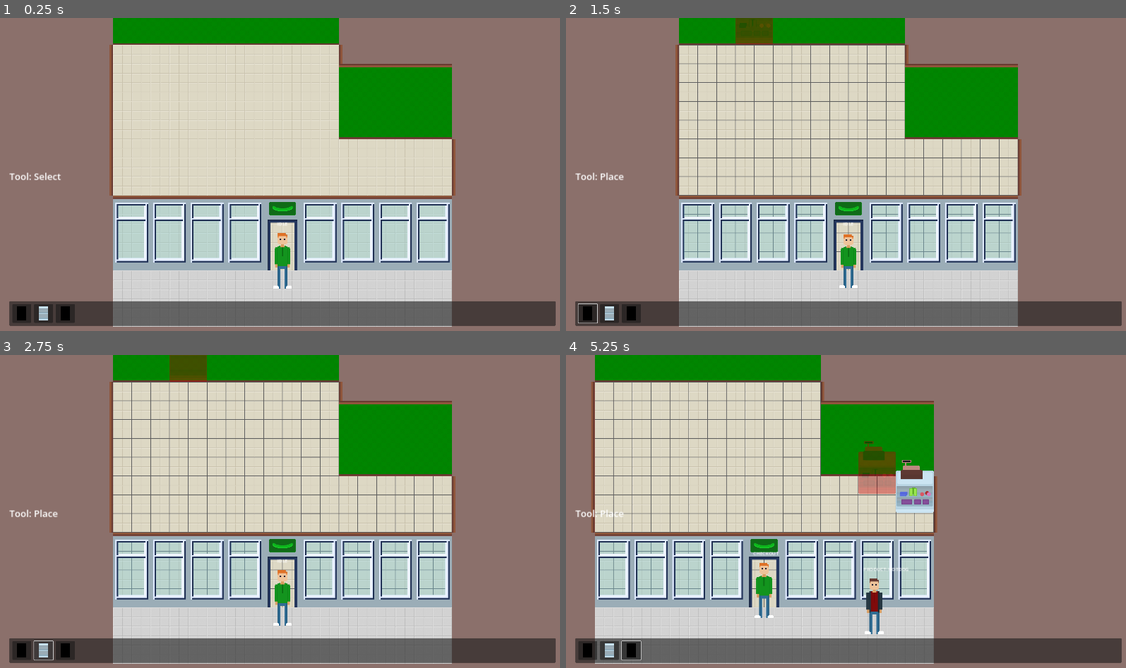
Above: before the commit, frames 1-4 (two rows, left to right).
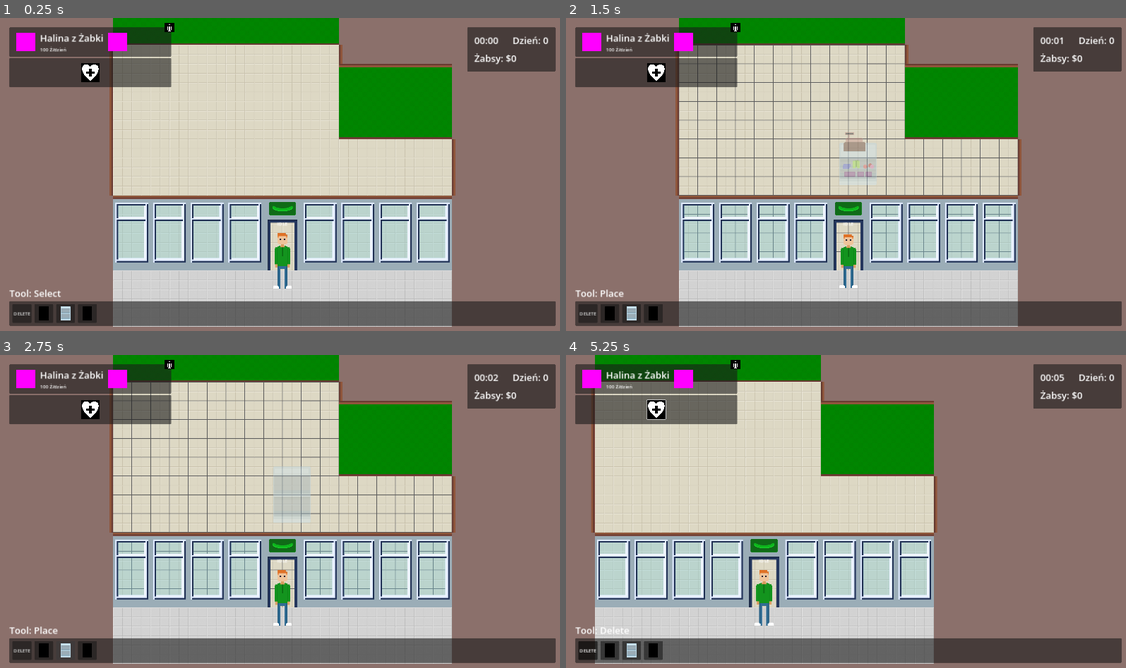
Above: after the commit, the same moments.

Repository: baransu/krakjam2024
Game: Godot game, scene res://game.tscn
Two runs of this game, one before a commit and one after it. Both use one fixed random seed, a clock stepped at 60 frames per second and the inputs below.
Inputs (mouse positions are in pixels of both pictures, inside the frame that each line leads up to; where the layout moved, square brackets give the same spot in the first picture):
- Up to frame 1 (0.25 s): no input
- Up to frame 2 (1.5 s): click (610, 312) [588, 312] at 0.5 s; click (734, 27) at 1.27 s
- Up to frame 3 (2.75 s): click (67, 649) [44, 649] at 2 s
- Up to frame 4 (5.25 s): click (655, 408) at 2.77 s; click (655, 649) [633, 649] at 3.5 s; tap Enter at 4.25 s; move the mouse to (974, 498) at 4.27 s; hold D (move_right) 4.28-5 s; click (974, 498) at 4.42 s; drag from (918, 483) to (767, 514) at 5.02 s

The runs differ from the first frame. In frame 1, 8.3% of the frame differs, in the area x 1-100%, y 1-98%; in frame 2, 9.4%; in frame 3, 9.5%; in frame 4, 13%.
Error before the commit: Modulo by zero error in operator '%'. (res://customer.gd:34)

Commit message:
feat: ui progress, give product to hand

Diff:
--- a/HUD.gd
+++ b/HUD.gd
@@ -1,11 +1,18 @@
 extends CanvasLayer
 
 @onready var tool_label: Label = %ToolLabel
+@onready var money_label: Label = %MoneyLabel
+@onready var time_label: Label = %TimeLabel
+@onready var day_label: Label = %DayLabel
 
 
 func _ready():
 	GameState.tool_changed.connect(update_tool_ui)
+	GameState.money_changed.connect(update_money_ui)
+	GameState.seconds_elapsed_changed.connect(update_time_ui)
 	update_tool_ui()
+	update_money_ui(0)
+	update_time_ui()
 
 
 func update_tool_ui() -> void:
@@ -18,3 +25,26 @@
 
 		GameState.Tool.DELETE:
 			tool_label.text = "Tool: Delete"
+
+
+func update_money_ui(_delta: int) -> void:
+	money_label.text = "Żabsy: $" + str(GameState.money)
+
+
+func update_time_ui() -> void:
+	time_label.text = format_seconds_elapsed(GameState.seconds_elapsed)
+	day_label.text = "Dzień: " + str(floori(GameState.seconds_elapsed / (60.0 * 24)))
+
+
+func format_seconds_elapsed(seconds_elapsed: int) -> String:
+	var seconds = seconds_elapsed % 60
+	var s = str(seconds)
+	if s.length() == 1:
+		s = s.pad_zeros(2)
+
+	var minutes = floori(seconds_elapsed / 60.0)
+	var m = str(minutes)
+	if m.length() == 1:
+		m = m.pad_zeros(2)
+
+	return m + ":" + s
--- a/buildable.gd
+++ b/buildable.gd
@@ -3,4 +3,5 @@
 
 @export var scene: PackedScene
 @export var template: PackedScene
-# todo: add icon texture?
+@export var cost := 1
+@export var product_texture: Texture2D
--- a/builder.gd
+++ b/builder.gd
@@ -52,6 +52,8 @@
 	var item: Building = GameState.buildable.scene.instantiate()
 	dynamic.add_child(item)
 	item.global_position = pos
+	item.cost = GameState.buildable.cost
+	item.product_texture = GameState.buildable.product_texture
 	GameState.buildings.append(item)
 
 
--- a/buildings/checkout.tscn
+++ b/buildings/checkout.tscn
@@ -9,12 +9,14 @@
 size = Vector2(128, 186)
 
 [sub_resource type="RectangleShape2D" id="RectangleShape2D_yy7dt"]
-size = Vector2(128, 67)
+size = Vector2(128, 64)
 
 [node name="Checkout" type="Node2D"]
 script = ExtResource("1_16yyo")
+max_wait_time = null
 select_material = ExtResource("2_pgep5")
 type = 1
+product = null
 
 [node name="Sprite2D" type="Sprite2D" parent="."]
 position = Vector2(32, -61.5)
--- a/buildings/hotdog.tscn
+++ b/buildings/hotdog.tscn
@@ -13,6 +13,7 @@
 
 [node name="Hotdog" type="Node2D"]
 script = ExtResource("1_w5bch")
+max_wait_time = null
 select_material = ExtResource("2_sq4ic")
 type = 1
 product = 2
--- a/buildings/hotdog_res.tres
+++ b/buildings/hotdog_res.tres
@@ -1,5 +1,6 @@
-[gd_resource type="Resource" script_class="Buildable" load_steps=4 format=3 uid="uid://cygl2nish317r"]
+[gd_resource type="Resource" script_class="Buildable" load_steps=5 format=3 uid="uid://cygl2nish317r"]
 
+[ext_resource type="Texture2D" uid="uid://bkk6k65vowxcc" path="res://art/Sprite-0002 2.png" id="1_d4j0x"]
 [ext_resource type="PackedScene" uid="uid://doeubp62x8dt4" path="res://buildings/hotdog.tscn" id="1_ot8tp"]
 [ext_resource type="Script" path="res://buildable.gd" id="2_77hfk"]
 [ext_resource type="PackedScene" uid="uid://dhfjdct7ywher" path="res://buildings/hotdog_template.tscn" id="3_p0bns"]
@@ -8,3 +9,5 @@
 script = ExtResource("2_77hfk")
 scene = ExtResource("1_ot8tp")
 template = ExtResource("3_p0bns")
+cost = 1
+product_texture = ExtResource("1_d4j0x")
--- a/buildings/scripts/building.gd
+++ b/buildings/scripts/building.gd
@@ -11,6 +11,8 @@
 @export var type: Type = Type.PRODUCT
 @export var product: Product = Product.NONE
 
+var cost = 0
+var product_texture: Texture2D
 var selected = false
 
 enum Type { PRODUCT, CHECKOUT }
--- a/buildings/scripts/checkout_building.gd
+++ b/buildings/scripts/checkout_building.gd
@@ -8,7 +8,7 @@
 @export var max_wait_time := 15
 
 
-func interact_customer(_customer: Customer) -> void:
+func interact_customer(customer: Customer) -> void:
 	for x in range(max_wait_time):
 		if is_working():
 			break
@@ -17,7 +17,7 @@
 
 	if is_working():
 		await get_tree().create_timer(1).timeout
-		GameState.add_money()
+		GameState.add_money(customer.product_cost)
 	else:
 		# todo: return product or not?
 		pass
--- a/buildings/scripts/product_building.gd
+++ b/buildings/scripts/product_building.gd
@@ -46,12 +46,14 @@
 	update_refill_button()
 
 
-func interact_customer(_customer: Customer) -> void:
+func interact_customer(customer: Customer) -> void:
 	await get_tree().create_timer(1).timeout
 
 	if products <= 0:
 		GameState.building_empty.emit(self)
 		return
+
+	customer.give_product(product_texture, cost)
 
 	var children = products_container.get_children()
 	children.shuffle()
--- a/buildings/shelf_res.tres
+++ b/buildings/shelf_res.tres
@@ -1,6 +1,7 @@
-[gd_resource type="Resource" script_class="Buildable" load_steps=4 format=3 uid="uid://cx1bj3sfwh4y7"]
+[gd_resource type="Resource" script_class="Buildable" load_steps=5 format=3 uid="uid://cx1bj3sfwh4y7"]
 
 [ext_resource type="Script" path="res://buildable.gd" id="1_7ifw5"]
+[ext_resource type="Texture2D" uid="uid://bkk6k65vowxcc" path="res://art/Sprite-0002 2.png" id="1_m2lj2"]
 [ext_resource type="PackedScene" uid="uid://dq301i1qh5tko" path="res://buildings/shelf.tscn" id="1_xx68t"]
 [ext_resource type="PackedScene" uid="uid://c7bxki1lf0m1g" path="res://buildings/shelf_template.tscn" id="3_gbcrw"]
 
@@ -8,3 +9,5 @@
 script = ExtResource("1_7ifw5")
 scene = ExtResource("1_xx68t")
 template = ExtResource("3_gbcrw")
+cost = 1
+product_texture = ExtResource("1_m2lj2")
--- a/customer.gd
+++ b/customer.gd
@@ -5,11 +5,13 @@
 
 @onready var nav_agent: NavigationAgent2D = $NavigationAgent2D
 @onready var state_label: Label = $StateLabel
+@onready var product_sprite: Sprite2D = $ProductSprite
 @export var movement_speed: float = 100.0
 
 var target: Building
 var target_type: Building.Type = Building.Type.CHECKOUT
 var target_product: Building.Product = Building.Product.HOTDOG
+var product_cost: int
 
 enum State { PRODUCT, CHECKOUT, EXIT }
 var state = State.PRODUCT
@@ -137,3 +139,9 @@
 
 		_:
 			pass
+
+
+func give_product(tex: Texture2D, cost: int) -> void:
+	product_cost = cost
+	product_sprite.show()
+	product_sprite.texture = tex
--- a/customer.tscn
+++ b/customer.tscn
@@ -1,7 +1,8 @@
-[gd_scene load_steps=7 format=3 uid="uid://2r5d1n83oer5"]
+[gd_scene load_steps=8 format=3 uid="uid://2r5d1n83oer5"]
 
 [ext_resource type="Script" path="res://customer.gd" id="1_28mxv"]
 [ext_resource type="Texture2D" uid="uid://cwuqxnqnrt256" path="res://art/Sprite-0007.png" id="2_n21ku"]
+[ext_resource type="Texture2D" uid="uid://bkk6k65vowxcc" path="res://art/Sprite-0002 2.png" id="3_nvoji"]
 
 [sub_resource type="CapsuleShape2D" id="CapsuleShape2D_p5l8y"]
 radius = 21.0
@@ -104,3 +105,9 @@
 text = "Checkout"
 horizontal_alignment = 1
 vertical_alignment = 1
+
+[node name="ProductSprite" type="Sprite2D" parent="."]
+visible = false
+position = Vector2(-20, -78)
+rotation = -0.261799
+texture = ExtResource("3_nvoji")
--- a/game_state.gd
+++ b/game_state.gd
@@ -5,16 +5,32 @@
 signal buildable_changed
 signal building_empty(Building)
 signal customer_left
+signal seconds_elapsed_changed
+signal money_changed(int)
 
 var selected: Building
 var buildings: Array[Building] = []
 
 var buildable: Buildable
+var seconds_elapsed := 0
 
 enum Tool { PLACE, DELETE, SELECT }
 
 var tool: Tool = Tool.SELECT
 var money = 0
+
+
+func _ready() -> void:
+	var timer = Timer.new()
+	timer.wait_time = 1
+	timer.timeout.connect(add_time)
+	add_child(timer)
+	timer.start()
+
+
+func add_time() -> void:
+	seconds_elapsed += 1
+	seconds_elapsed_changed.emit()
 
 
 func select(b: Building) -> void:
@@ -26,16 +42,24 @@
 
 func _unhandled_key_input(event):
 	if event.is_action_pressed("ui_cancel"):
-		clear_selection()
-
-		if tool != Tool.SELECT:
-			tool = Tool.SELECT
-			tool_changed.emit()
+		reset_tool()
 
 	if event.is_action_pressed("tool_delete"):
-		clear_selection()
-		tool = Tool.DELETE
+		delete_tool()
+
+
+func reset_tool() -> void:
+	clear_selection()
+
+	if tool != Tool.SELECT:
+		tool = Tool.SELECT
 		tool_changed.emit()
+
+
+func delete_tool() -> void:
+	clear_selection()
+	tool = Tool.DELETE
+	tool_changed.emit()
 
 
 func clear_selection() -> void:
@@ -93,7 +117,6 @@
 
 
 func set_buildable(b: Buildable) -> void:
-	print("switching buildable")
 	clear_selection()
 	tool = Tool.PLACE
 	tool_changed.emit()
@@ -102,6 +125,11 @@
 	buildable_changed.emit()
 
 
-func add_money() -> void:
-	money += 1
-	print("money: ", money)
+func add_money(delta: int = 1) -> void:
+	money += delta
+	money_changed.emit(money)
+
+
+func remove_money(delta: int = 1) -> void:
+	money -= delta
+	money_changed.emit(-delta)
--- a/hotdog_building.gd
+++ b/hotdog_building.gd
@@ -12,11 +12,12 @@
 	if is_working():
 		if customer.target_product == Building.Product.HOTDOG:
 			await staff.something_hotdog()
-			# todo: play animation on customer
+			customer.give_product(product_texture, cost)
+			GameState.add_money(cost)
 		else:
+			GameState.add_money(customer.product_cost)
 			await get_tree().create_timer(1).timeout
 
-		GameState.add_money()
 	else:
 		# todo: return product or not?
 		pass
--- a/hud.tscn
+++ b/hud.tscn
@@ -1,12 +1,24 @@
-[gd_scene load_steps=9 format=3 uid="uid://cdgaksn1few4f"]
+[gd_scene load_steps=15 format=3 uid="uid://cdgaksn1few4f"]
 
 [ext_resource type="Script" path="res://HUD.gd" id="1_dqttv"]
 [ext_resource type="Script" path="res://ui/buildings_container.gd" id="2_7q1ln"]
+[ext_resource type="Texture2D" uid="uid://dhaj4mw6ixrdu" path="res://art/heart-plus.png" id="2_851ro"]
+[ext_resource type="PackedScene" uid="uid://cp8lvkxf3u6ng" path="res://ui/staff_panel.tscn" id="2_j5xho"]
 [ext_resource type="Script" path="res://ui/building_button.gd" id="2_kir6n"]
 [ext_resource type="Texture2D" uid="uid://dli5mvbw25gux" path="res://art/Sprite-0001.png" id="2_mnqpg"]
+[ext_resource type="Script" path="res://ui/delete_button.gd" id="3_q3tk0"]
 [ext_resource type="Resource" uid="uid://cx1bj3sfwh4y7" path="res://buildings/shelf_res.tres" id="4_70qfo"]
 [ext_resource type="Resource" uid="uid://cygl2nish317r" path="res://buildings/hotdog_res.tres" id="4_jk0rg"]
 [ext_resource type="Resource" uid="uid://cd5kajlna4w82" path="res://buildings/checkout_res.tres" id="6_iqtfk"]
+
+[sub_resource type="LabelSettings" id="LabelSettings_s7rcm"]
+font_size = 32
+
+[sub_resource type="LabelSettings" id="LabelSettings_8mugf"]
+font_size = 32
+
+[sub_resource type="LabelSettings" id="LabelSettings_qug1b"]
+font_size = 32
 
 [sub_resource type="LabelSettings" id="LabelSettings_5kdf5"]
 font_size = 32
@@ -25,36 +37,148 @@
 theme_override_constants/margin_right = 32
 theme_override_constants/margin_bottom = 32
 
-[node name="ToolLabel" type="Label" parent="MarginContainer"]
+[node name="VBoxContainer" type="VBoxContainer" parent="MarginContainer"]
+layout_mode = 2
+
+[node name="HBoxContainer2" type="HBoxContainer" parent="MarginContainer/VBoxContainer"]
+layout_mode = 2
+size_flags_vertical = 3
+
+[node name="VBoxContainer" type="VBoxContainer" parent="MarginContainer/VBoxContainer/HBoxContainer2"]
+layout_mode = 2
+
+[node name="StaffPanel" parent="MarginContainer/VBoxContainer/HBoxContainer2/VBoxContainer" instance=ExtResource("2_j5xho")]
+layout_mode = 2
+
+[node name="HirePanel" type="Panel" parent="MarginContainer/VBoxContainer/HBoxContainer2/VBoxContainer"]
+custom_minimum_size = Vector2(400, 100)
+layout_mode = 2
+
+[node name="MarginContainer" type="MarginContainer" parent="MarginContainer/VBoxContainer/HBoxContainer2/VBoxContainer/HirePanel"]
+layout_mode = 1
+anchors_preset = 15
+anchor_right = 1.0
+anchor_bottom = 1.0
+grow_horizontal = 2
+grow_vertical = 2
+theme_override_constants/margin_left = 24
+theme_override_constants/margin_top = 24
+theme_override_constants/margin_right = 24
+theme_override_constants/margin_bottom = 24
+
+[node name="HideButton" type="Button" parent="MarginContainer/VBoxContainer/HBoxContainer2/VBoxContainer/HirePanel/MarginContainer"]
+unique_name_in_owner = true
+custom_minimum_size = Vector2(64, 64)
+layout_mode = 2
+size_flags_horizontal = 4
+size_flags_vertical = 4
+
+[node name="TextureRect" type="TextureRect" parent="MarginContainer/VBoxContainer/HBoxContainer2/VBoxContainer/HirePanel/MarginContainer/HideButton"]
+layout_mode = 1
+anchors_preset = 15
+anchor_right = 1.0
+anchor_bottom = 1.0
+grow_horizontal = 2
+grow_vertical = 2
+texture = ExtResource("2_851ro")
+expand_mode = 3
+
+[node name="Control" type="Control" parent="MarginContainer/VBoxContainer/HBoxContainer2"]
+layout_mode = 2
+size_flags_horizontal = 3
+mouse_filter = 2
+
+[node name="VBoxContainer2" type="VBoxContainer" parent="MarginContainer/VBoxContainer/HBoxContainer2"]
+layout_mode = 2
+
+[node name="Panel" type="Panel" parent="MarginContainer/VBoxContainer/HBoxContainer2/VBoxContainer2"]
+custom_minimum_size = Vector2(300, 150)
+layout_mode = 2
+
+[node name="MarginContainer" type="MarginContainer" parent="MarginContainer/VBoxContainer/HBoxContainer2/VBoxContainer2/Panel"]
+layout_mode = 1
+anchors_preset = 15
+anchor_right = 1.0
+anchor_bottom = 1.0
+grow_horizontal = 2
+grow_vertical = 2
+theme_override_constants/margin_left = 24
+theme_override_constants/margin_top = 24
+theme_override_constants/margin_right = 24
+theme_override_constants/margin_bottom = 24
+
+[node name="VBoxContainer" type="VBoxContainer" parent="MarginContainer/VBoxContainer/HBoxContainer2/VBoxContainer2/Panel/MarginContainer"]
+layout_mode = 2
+theme_override_constants/separation = 16
+
+[node name="HBoxContainer" type="HBoxContainer" parent="MarginContainer/VBoxContainer/HBoxContainer2/VBoxContainer2/Panel/MarginContainer/VBoxContainer"]
+layout_mode = 2
+
+[node name="TimeLabel" type="Label" parent="MarginContainer/VBoxContainer/HBoxContainer2/VBoxContainer2/Panel/MarginContainer/VBoxContainer/HBoxContainer"]
+unique_name_in_owner = true
+layout_mode = 2
+text = "21:37"
+label_settings = SubResource("LabelSettings_s7rcm")
+
+[node name="Control" type="Control" parent="MarginContainer/VBoxContainer/HBoxContainer2/VBoxContainer2/Panel/MarginContainer/VBoxContainer/HBoxContainer"]
+layout_mode = 2
+size_flags_horizontal = 3
+
+[node name="DayLabel" type="Label" parent="MarginContainer/VBoxContainer/HBoxContainer2/VBoxContainer2/Panel/MarginContainer/VBoxContainer/HBoxContainer"]
+unique_name_in_owner = true
+layout_mode = 2
+text = "Dzień 1"
+label_settings = SubResource("LabelSettings_8mugf")
+
+[node name="MoneyLabel" type="Label" parent="MarginContainer/VBoxContainer/HBoxContainer2/VBoxContainer2/Panel/MarginContainer/VBoxContainer"]
+unique_name_in_owner = true
+layout_mode = 2
+text = "Żabsy: 10
+"
+label_settings = SubResource("LabelSettings_qug1b")
+
+[node name="HBoxContainer" type="HBoxContainer" parent="MarginContainer/VBoxContainer"]
+layout_mode = 2
+
+[node name="ToolLabel" type="Label" parent="MarginContainer/VBoxContainer/HBoxContainer"]
 unique_name_in_owner = true
 layout_mode = 2
 size_flags_horizontal = 0
 text = "Tool: Build"
 label_settings = SubResource("LabelSettings_5kdf5")
 
-[node name="PanelContainer" type="PanelContainer" parent="MarginContainer"]
+[node name="PanelContainer" type="PanelContainer" parent="MarginContainer/VBoxContainer"]
 layout_mode = 2
 size_flags_vertical = 8
 script = ExtResource("2_7q1ln")
 
-[node name="MarginContainer" type="MarginContainer" parent="MarginContainer/PanelContainer"]
+[node name="MarginContainer" type="MarginContainer" parent="MarginContainer/VBoxContainer/PanelContainer"]
 layout_mode = 2
 theme_override_constants/margin_left = 10
 theme_override_constants/margin_top = 10
 theme_override_constants/margin_right = 10
 theme_override_constants/margin_bottom = 10
 
-[node name="HBoxContainer" type="HBoxContainer" parent="MarginContainer/PanelContainer/MarginContainer"]
+[node name="HBoxContainer" type="HBoxContainer" parent="MarginContainer/VBoxContainer/PanelContainer/MarginContainer"]
 layout_mode = 2
 theme_override_constants/separation = 10
 
-[node name="Hotdog" type="Button" parent="MarginContainer/PanelContainer/MarginContainer/HBoxContainer"]
-custom_minimum_size = Vector2(64, 64)
-layout_mode = 2
+[node name="DeleteButton" type="Button" parent="MarginContainer/VBoxContainer/PanelContainer/MarginContainer/HBoxContainer"]
+layout_mode = 2
+focus_mode = 0
+toggle_mode = true
+text = "DELETE
+"
+script = ExtResource("3_q3tk0")
+
+[node name="Hotdog" type="Button" parent="MarginContainer/VBoxContainer/PanelContainer/MarginContainer/HBoxContainer"]
+custom_minimum_size = Vector2(64, 64)
+layout_mode = 2
+focus_mode = 0
 script = ExtResource("2_kir6n")
 buildable = ExtResource("4_jk0rg")
 
-[node name="TextureRect" type="TextureRect" parent="MarginContainer/PanelContainer/MarginContainer/HBoxContainer/Hotdog"]
+[node name="TextureRect" type="TextureRect" parent="MarginContainer/VBoxContainer/PanelContainer/MarginContainer/HBoxContainer/Hotdog"]
 modulate = Color(0, 0, 0, 1)
 layout_mode = 1
 anchors_preset = 8
@@ -71,13 +195,14 @@
 texture = ExtResource("2_mnqpg")
 expand_mode = 1
 
-[node name="Shelf" type="Button" parent="MarginContainer/PanelContainer/MarginContainer/HBoxContainer"]
-custom_minimum_size = Vector2(64, 64)
-layout_mode = 2
+[node name="Shelf" type="Button" parent="MarginContainer/VBoxContainer/PanelContainer/MarginContainer/HBoxContainer"]
+custom_minimum_size = Vector2(64, 64)
+layout_mode = 2
+focus_mode = 0
 script = ExtResource("2_kir6n")
 buildable = ExtResource("4_70qfo")
 
-[node name="TextureRect" type="TextureRect" parent="MarginContainer/PanelContainer/MarginContainer/HBoxContainer/Shelf"]
+[node name="TextureRect" type="TextureRect" parent="MarginContainer/VBoxContainer/PanelContainer/MarginContainer/HBoxContainer/Shelf"]
 layout_mode = 1
 anchors_preset = 8
 anchor_left = 0.5
@@ -93,13 +218,14 @@
 texture = ExtResource("2_mnqpg")
 expand_mode = 1
 
-[node name="Checkout" type="Button" parent="MarginContainer/PanelContainer/MarginContainer/HBoxContainer"]
-custom_minimum_size = Vector2(64, 64)
-layout_mode = 2
+[node name="Checkout" type="Button" parent="MarginContainer/VBoxContainer/PanelContainer/MarginContainer/HBoxContainer"]
+custom_minimum_size = Vector2(64, 64)
+layout_mode = 2
+focus_mode = 0
 script = ExtResource("2_kir6n")
 buildable = ExtResource("6_iqtfk")
 
-[node name="TextureRect" type="TextureRect" parent="MarginContainer/PanelContainer/MarginContainer/HBoxContainer/Checkout"]
+[node name="TextureRect" type="TextureRect" parent="MarginContainer/VBoxContainer/PanelContainer/MarginContainer/HBoxContainer/Checkout"]
 modulate = Color(0, 0, 0, 1)
 layout_mode = 1
 anchors_preset = 8
--- /dev/null
+++ b/ui/delete_button.gd
@@ -0,0 +1,20 @@
+extends Button
+
+
+func _ready() -> void:
+	GameState.tool_changed.connect(on_tool_changed)
+	toggled.connect(on_toggle)
+
+
+func on_toggle(toggled_on: bool) -> void:
+	if toggled_on:
+		GameState.delete_tool()
+	else:
+		GameState.reset_tool()
+
+
+func on_tool_changed() -> void:
+	if GameState.tool == GameState.Tool.DELETE:
+		set_pressed(true)
+	else:
+		set_pressed(false)
--- /dev/null
+++ b/ui/staff_panel.tscn
@@ -0,0 +1,85 @@
+[gd_scene load_steps=6 format=3 uid="uid://cp8lvkxf3u6ng"]
+
+[ext_resource type="Texture2D" uid="uid://ch4x5rl6lj8t4" path="res://art/trash-can.png" id="1_jjvmt"]
+
+[sub_resource type="PlaceholderTexture2D" id="PlaceholderTexture2D_h2asx"]
+size = Vector2(64, 64)
+
+[sub_resource type="LabelSettings" id="LabelSettings_2e0bj"]
+font_size = 32
+
+[sub_resource type="LabelSettings" id="LabelSettings_gil2u"]
+
+[sub_resource type="PlaceholderTexture2D" id="PlaceholderTexture2D_fnp7i"]
+size = Vector2(64, 64)
+
+[node name="StaffPanel" type="Panel"]
+custom_minimum_size = Vector2(550, 100)
+
+[node name="FireButton" type="Button" parent="."]
+unique_name_in_owner = true
+custom_minimum_size = Vector2(32, 32)
+layout_mode = 1
+anchors_preset = 1
+anchor_left = 1.0
+anchor_right = 1.0
+offset_left = -22.0
+offset_top = -16.0
+offset_right = 10.0
+offset_bottom = 16.0
+grow_horizontal = 0
+size_flags_horizontal = 6
+size_flags_vertical = 4
+
+[node name="TextureRect" type="TextureRect" parent="FireButton"]
+custom_minimum_size = Vector2(32, 32)
+layout_mode = 1
+anchors_preset = 15
+anchor_right = 1.0
+anchor_bottom = 1.0
+grow_horizontal = 2
+grow_vertical = 2
+texture = ExtResource("1_jjvmt")
+expand_mode = 3
+
+[node name="MarginContainer" type="MarginContainer" parent="."]
+layout_mode = 1
+anchors_preset = 15
+anchor_right = 1.0
+anchor_bottom = 1.0
+grow_horizontal = 2
+grow_vertical = 2
+theme_override_constants/margin_left = 24
+theme_override_constants/margin_top = 24
+theme_override_constants/margin_right = 24
+theme_override_constants/margin_bottom = 24
+
+[node name="HBoxContainer" type="HBoxContainer" parent="MarginContainer"]
+layout_mode = 2
+theme_override_constants/separation = 16
+
+[node name="TextureRect" type="TextureRect" parent="MarginContainer/HBoxContainer"]
+layout_mode = 2
+size_flags_horizontal = 0
+size_flags_vertical = 4
+texture = SubResource("PlaceholderTexture2D_h2asx")
+
+[node name="VBoxContainer" type="VBoxContainer" parent="MarginContainer/HBoxContainer"]
+layout_mode = 2
+
+[node name="Name" type="Label" parent="MarginContainer/HBoxContainer/VBoxContainer"]
+layout_mode = 2
+text = "Halina z Żabki"
+label_settings = SubResource("LabelSettings_2e0bj")
+
+[node name="Rate" type="Label" parent="MarginContainer/HBoxContainer/VBoxContainer"]
+layout_mode = 2
+text = "100 Ż/dzień"
+label_settings = SubResource("LabelSettings_gil2u")
+
+[node name="TextureRect2" type="TextureRect" parent="MarginContainer/HBoxContainer"]
+custom_minimum_size = Vector2(64, 64)
+layout_mode = 2
+size_flags_horizontal = 4
+size_flags_vertical = 4
+texture = SubResource("PlaceholderTexture2D_fnp7i")
Binary file added: art/heart-plus.png
Not shown, added: art/heart-plus.png.import
Binary file added: art/trash-can.png
Not shown, added: art/trash-can.png.import
